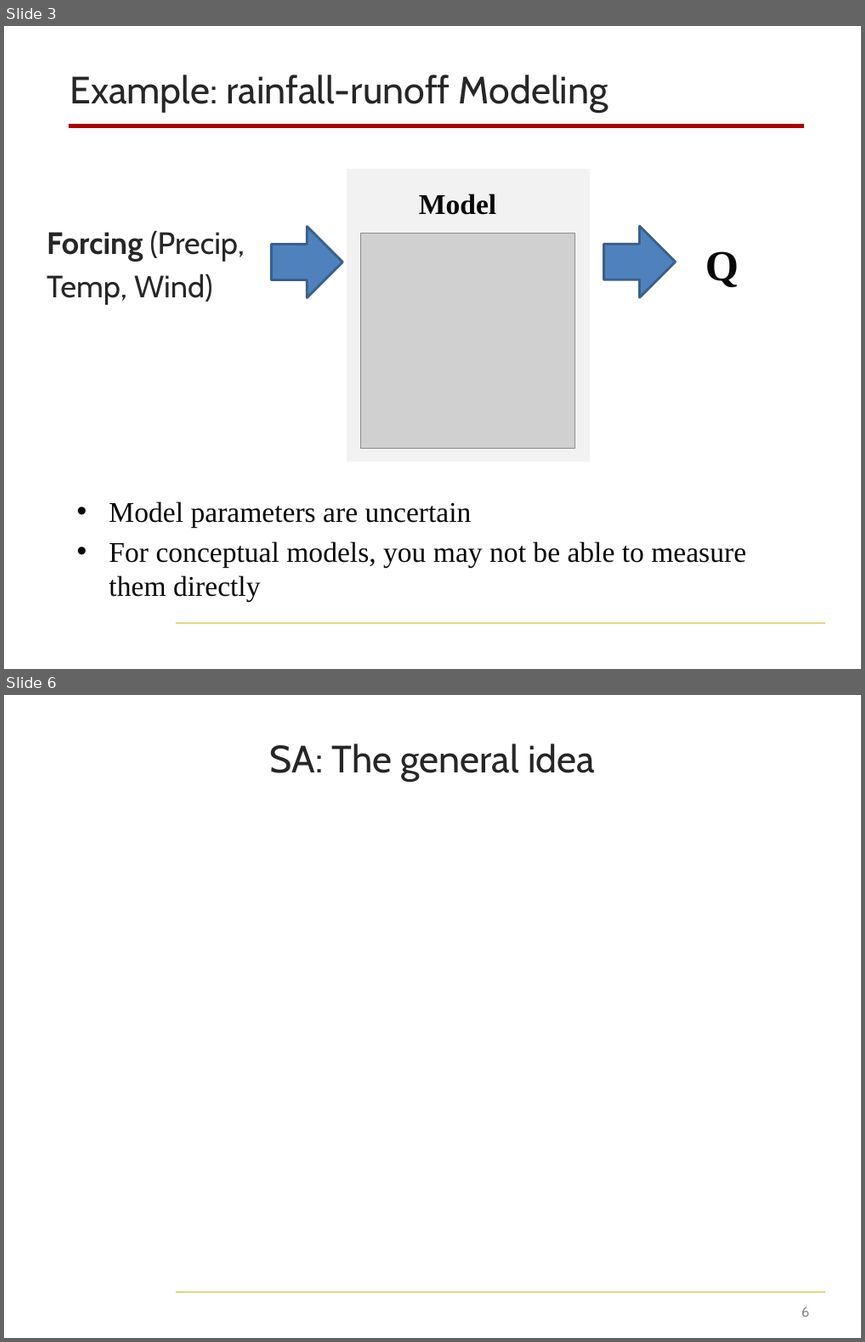
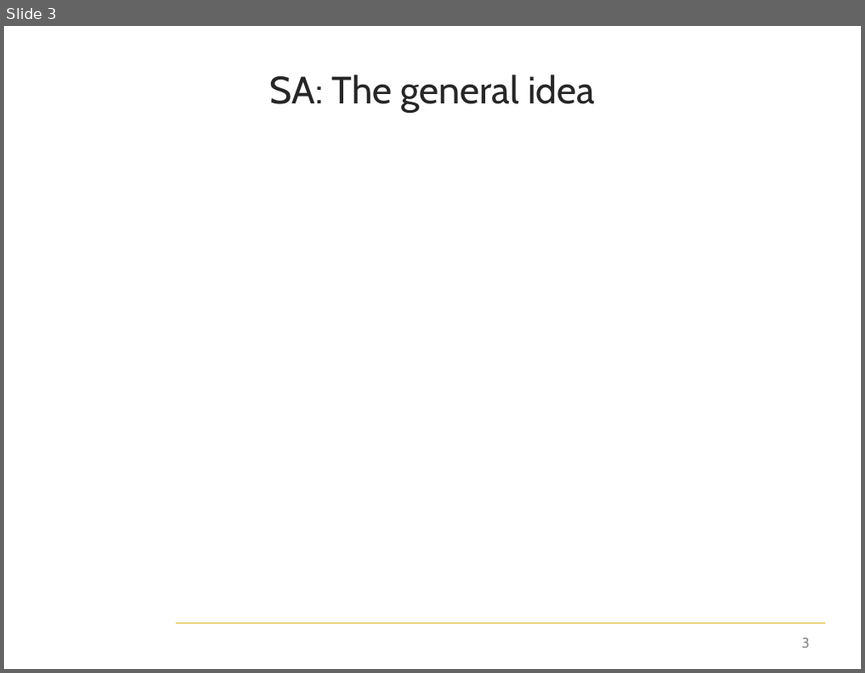
Before and after one commit to jdherman/DMDU-2018-SALib-Tutorial, a slide deck: herman-dmdu-SALib-tutorial.pptx. Shown one above the other, each under a label of ours: slides 3 and 6 before the commit, slide 3 after it; the slides between them are not shown. The pictures are 865x1342 and 865x673 pixels, drawn with LibreOffice and Linux fonts; fonts in the diff are those of the drawing; grey boxes stand for pictures; background and template pictures are left out. Boxes give left, top, right and bottom in pixels: in the first picture for what was removed or moved away, otherwise in the second. Text is boxed around its words. In the diff, an @@ line names an element or a change of style, - is before the commit and + after.

```diff
--- a/herman-dmdu-SALib-tutorial.pptx
+++ b/herman-dmdu-SALib-tutorial.pptx
@@ slide 3 removed at bbox=[4, 26, 861, 669], background #FFFFFF; not listed: 1 template element that a slide beside it also shows @@
@@ title removed at bbox=[69, 74, 608, 113] @@
-Example: rainfall-runoff Modeling
@@ line removed from (69, 126) to (803, 126) @@
@@ rectangle removed at bbox=[347, 169, 589, 462] @@
@@ text removed at bbox=[419, 193, 496, 215] @@
-Model
@@ right arrow removed at bbox=[271, 227, 342, 298] @@
@@ right arrow removed at bbox=[604, 226, 675, 297] @@
@@ text removed at bbox=[46, 230, 245, 304] @@
-Forcing (Precip,
-Temp, Wind)
@@ picture removed at bbox=[361, 233, 575, 448] @@
@@ text removed at bbox=[705, 251, 738, 287] @@
-Q
@@ text removed at bbox=[109, 501, 746, 601] @@
-• Model parameters are uncertain
-• For conceptual models, you may not be able to measure them directly
@@ what was slide 6 is now slide 3 @@
@@ page number at bbox=[801, 637, 809, 647]: text changed @@
-6
+3
```
Also in this commit, not shown: 4 slides changed, 6 slides added, 12 other slides removed, 4 other files.
